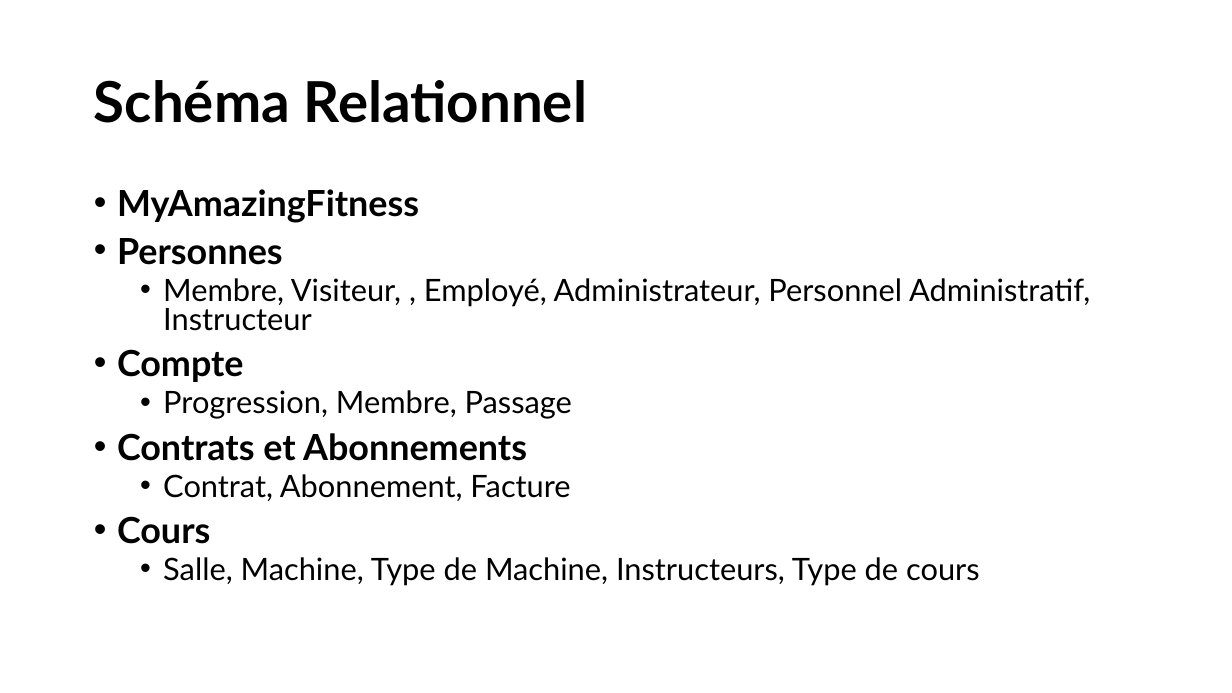
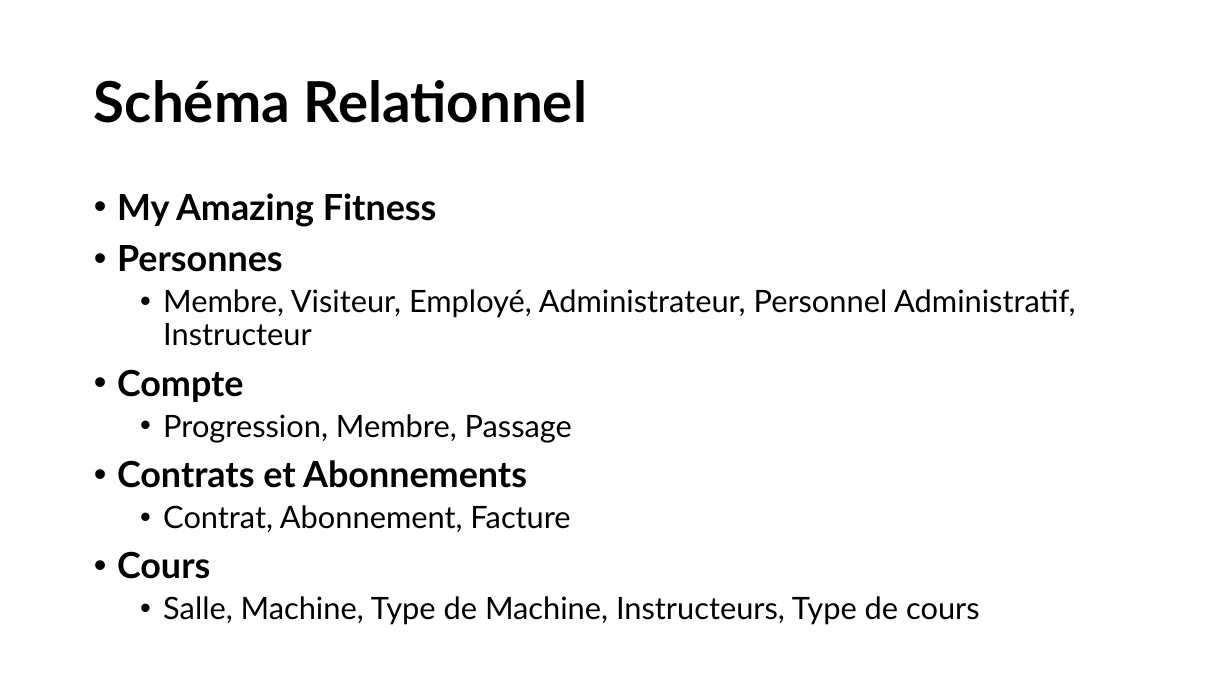
Before and after one commit to Theodrosrun/bdr-projet, a slide deck: slide 5 of Présentation.pptx. Drawn at 1232x693 pixels with LibreOffice and Linux fonts; fonts in the diff are those of the drawing. Boxes give left, top, right and bottom in pixels: in the first picture for what was removed or moved away, otherwise in the second. Text is boxed around its words. In the diff, an @@ line names an element or a change of style, - is before the commit and + after.

```diff
--- a/Présentation.pptx
+++ b/Présentation.pptx
@@ text at (117,193,437,227): text changed @@
-• MyAmazingFitness
+• My Amazing Fitness
@@ text at (117,245,980,625): line spacing 0.8 to 0.9 @@
@@ text at (163,289,1075,346): text changed @@
-  • Membre, Visiteur, , Employé, Administrateur, Personnel Administratif, Instructeur
+  • Membre, Visiteur, Employé, Administrateur, Personnel Administratif, Instructeur
```
Also in this commit, not shown: 5 other slides changed.
